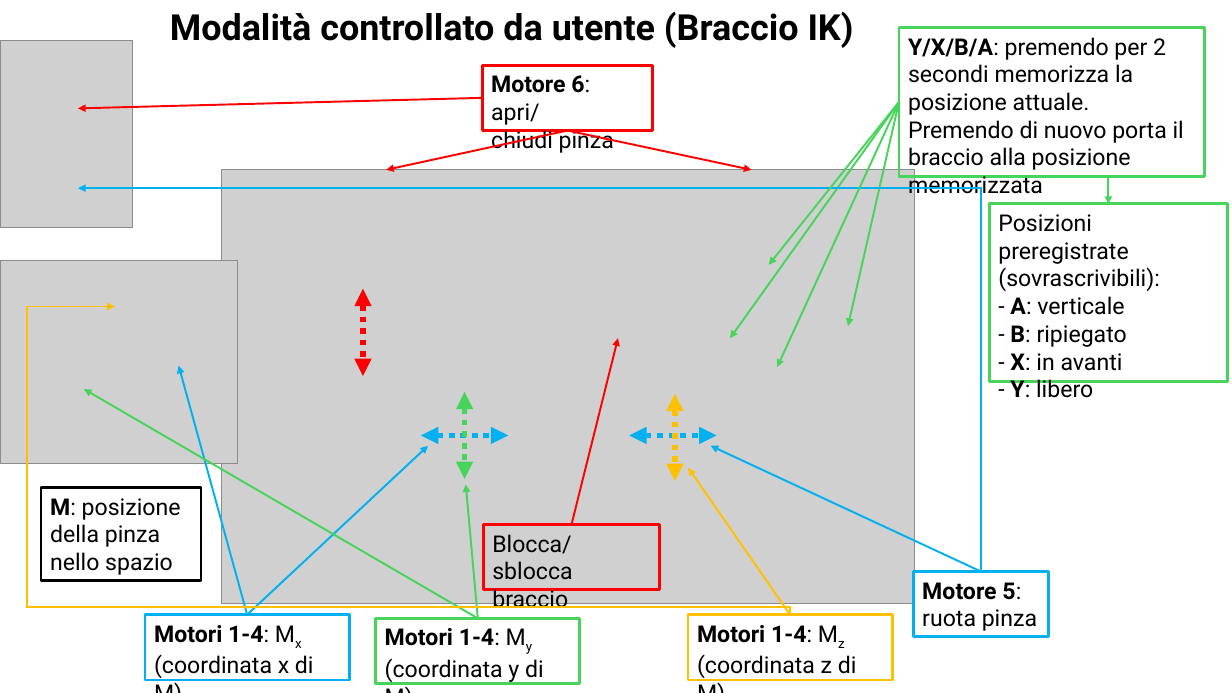
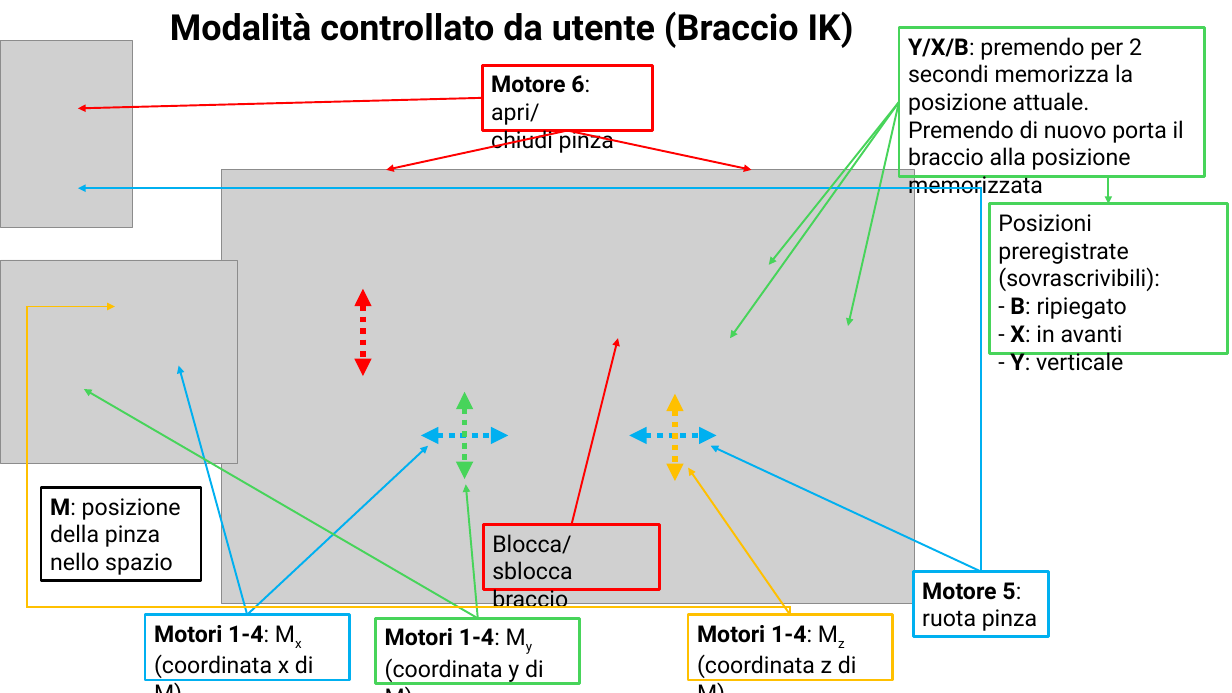
Before and after one commit to irotaicnoc/yahboom_rdk_x3_robot, a slide deck: slide 4 of sunriseRobot/app_SunriseRobot/info/ps2_controller_map_it.pptx. Drawn at 1232x693 pixels with LibreOffice and Linux fonts; fonts in the diff are those of the drawing; grey boxes stand for pictures. Boxes give left, top, right and bottom in pixels: in the first picture for what was removed or moved away, otherwise in the second. Text is boxed around its words. In the diff, an @@ line names an element or a change of style, - is before the commit and + after.

```diff
--- a/sunriseRobot/app_SunriseRobot/info/ps2_controller_map_it.pptx
+++ b/sunriseRobot/app_SunriseRobot/info/ps2_controller_map_it.pptx
@@ text in rectangle at (x1=908, y1=37, x2=1184, y2=171): text changed @@
-Y/X/B/A: premendo per 2 secondi memorizza la posizione attuale. Premendo di nuovo porta il braccio alla posizione memorizzata
+Y/X/B: premendo per 2 secondi memorizza la posizione attuale. Premendo di nuovo porta il braccio alla posizione memorizzata
@@ arrow removed from (899, 102) to (777, 367) @@
@@ rectangle "Posizioni preregistrate (sovrascrivibili):" resized from (x1=990, y1=204, x2=1228, y2=382) to (x1=990, y1=204, x2=1228, y2=354) @@
@@ text in rectangle at (x1=1010, y1=296, x2=1124, y2=315): paragraph removed @@
-- A: verticale
@@ text in rectangle at (x1=1010, y1=352, x2=1123, y2=371): text changed @@
-- Y: libero
+- Y: verticale
```
Also in this commit, not shown: 1 other slide changed, 2 other files.
